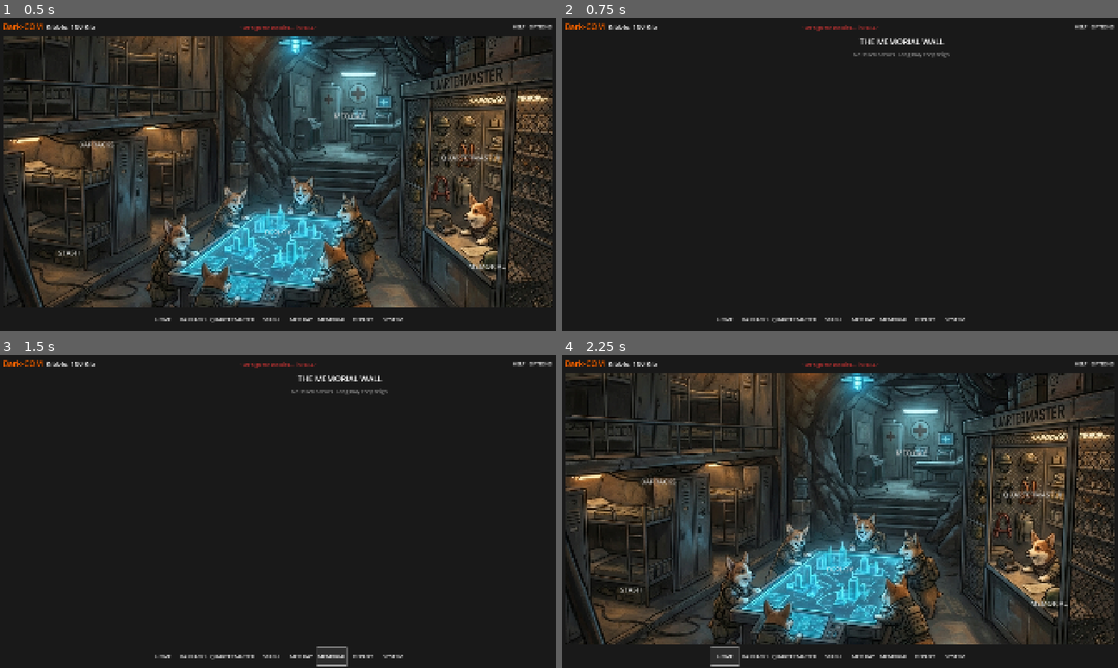
Above: before the commit, frames 1-4 (two rows, left to right).
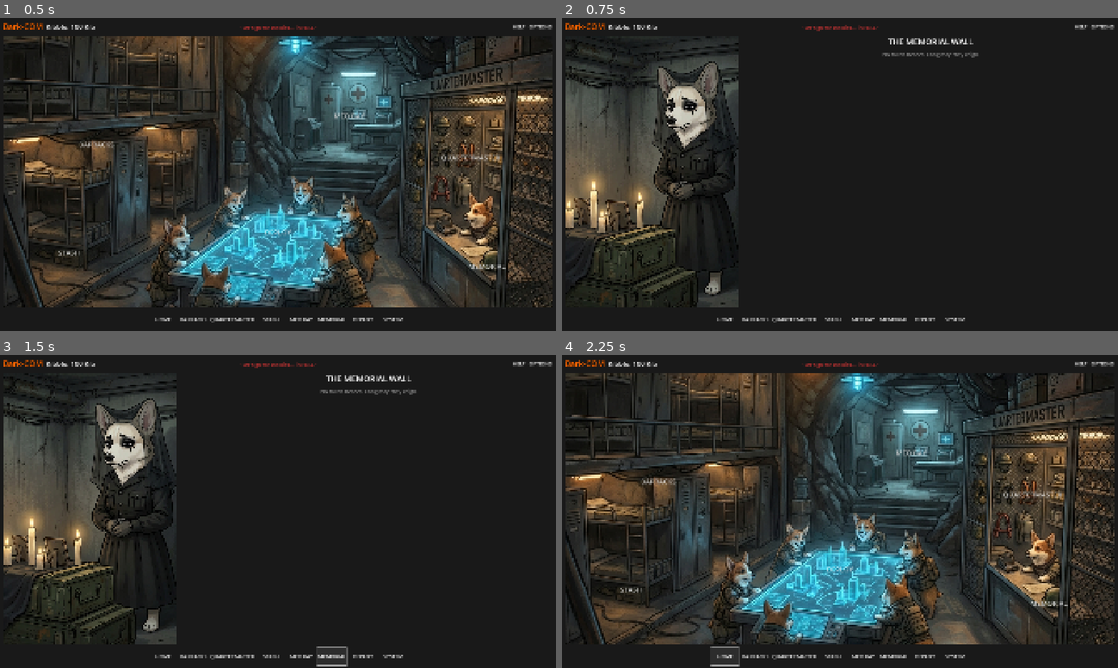
Above: after the commit, the same moments.

Repository: eldritch-dream/Bark-Com
Game: Godot game, scene res://scenes/Base.tscn
Same seed, same stepped clock (60 frames per second), same inputs: the game is played once before the commit and once after it. Sound files missing from this copy of the repository are replaced by a short silence.
Inputs:
- Up to frame 1 (0.5 s): no input
- Up to frame 2 (0.75 s): click "MEMORIAL" at 0.5 s
- Up to frame 3 (1.5 s): click "MEMORIAL" at 1.25 s
- Up to frame 4 (2.25 s): click "HOME" at 2 s

Frame 1 is identical in both runs. In frame 2, 13% of the frame differs, in the area x 0-75%, y 6-93%; in frame 3, 13%; in frame 4, nothing differs.

Commit message:
"Mascot" consistency update

Diff:
--- a/scripts/ui/BaseScene.gd
+++ b/scripts/ui/BaseScene.gd
@@ -1466,7 +1466,7 @@
 
 	# --- LEFT: Mascot (Nun) ---
 	var portrait_container = PanelContainer.new()
-	portrait_container.custom_minimum_size = Vector2(400, 0)
+	portrait_container.custom_minimum_size = Vector2(600, 0)
 	portrait_container.size_flags_vertical = Control.SIZE_EXPAND_FILL
 	root.add_child(portrait_container)
 
Binary file added: assets/ui/corgi_nun_bustier.jpg
Not shown, added: assets/ui/corgi_nun_bustier.jpg.import
Binary file added: assets/ui/corgi_nun_bustiest.jpg
Not shown, added: assets/ui/corgi_nun_bustiest.jpg.import
Binary file added: assets/ui/corgi_nun_busty.jpg
Not shown, added: assets/ui/corgi_nun_busty.jpg.import
Binary file added: assets/ui/corgi_nun_normal.jpg
Not shown, added: assets/ui/corgi_nun_normal.jpg.import
Binary file changed: assets/ui/corgi_nurse_bustier.jpg
Binary file changed: assets/ui/corgi_nurse_bustiest.jpg
Binary file changed: assets/ui/corgi_nurse_busty.jpg
Binary file changed: assets/ui/corgi_nurse_normal.jpg
(and 11 more such lines)
